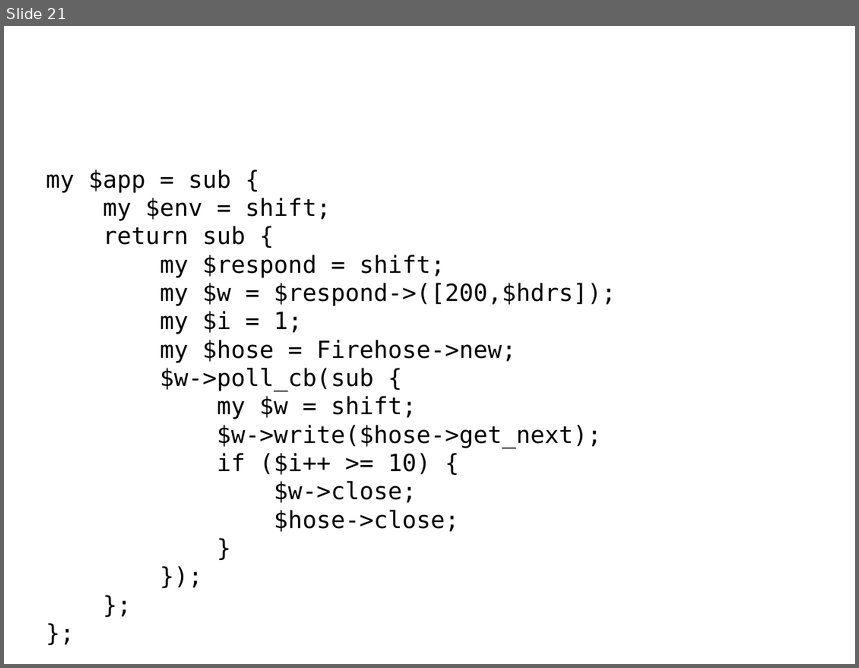
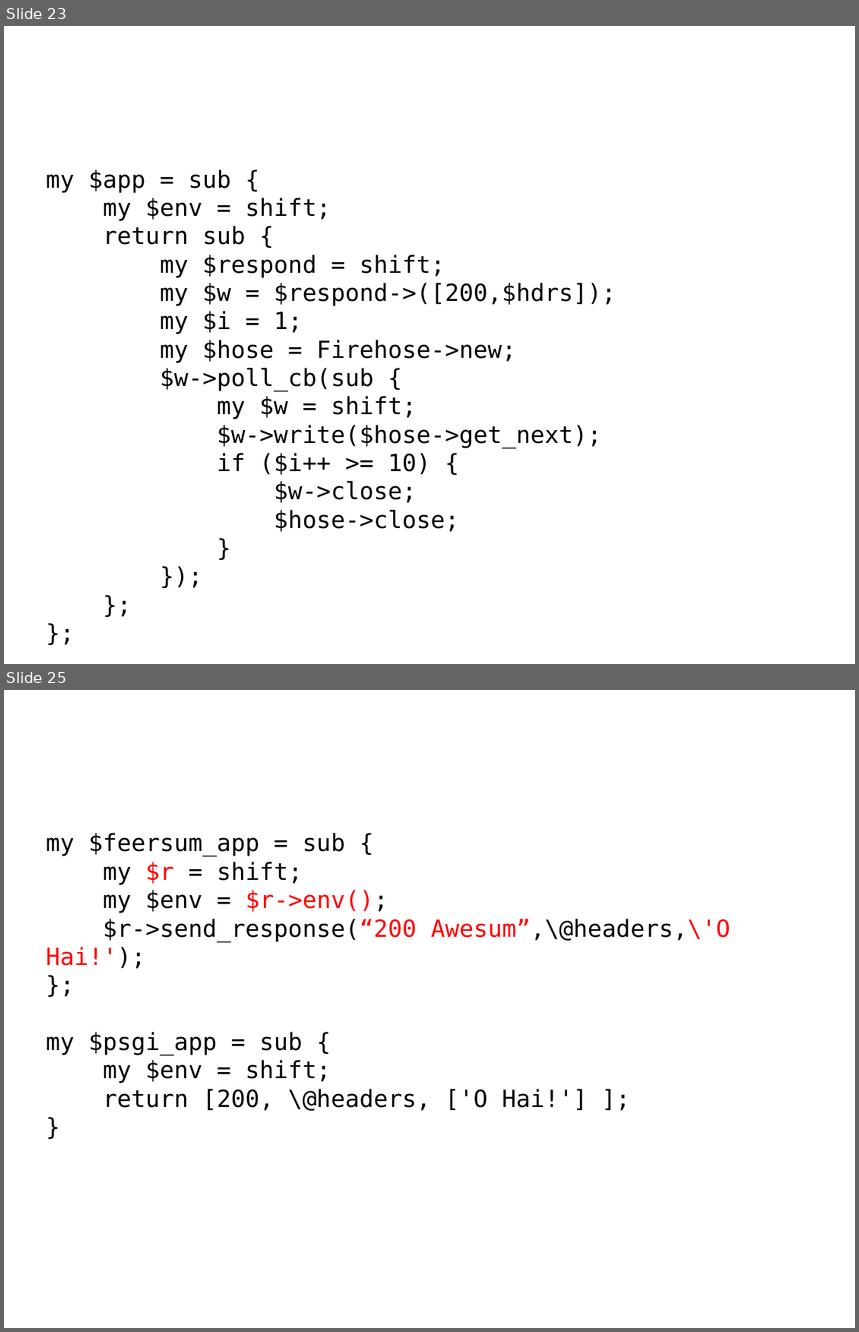
Before and after one commit to stash/vanpm-psgi, a slide deck: slides.odp. Shown one above the other, each under a label of ours: slide 21 before the commit, slides 23 and 25 after it; the slides between them are not shown. The pictures are 859x668 and 859x1332 pixels, drawn with LibreOffice and Linux fonts; fonts in the diff are those of the drawing; background and template pictures are left out. Boxes give left, top, right and bottom in pixels: in the first picture for what was removed or moved away, otherwise in the second. Text is boxed around its words. In the diff, an @@ line names an element or a change of style, - is before the commit and + after.

```diff
--- a/slides.odp
+++ b/slides.odp
@@ slide 25 added at bbox=[4, 690, 855, 1328], background picture (left out) @@
@@ title added at bbox=[11, 690, 848, 819], 44 pt, text #FFFFFF @@
+Feersum App API
@@ text added at bbox=[46, 833, 731, 1111], 20 pt, text #000000 @@
+my $feersum_app = sub {
+my $r = shift;
+my $env = $r->env();
+$r->send_response(“200 Awesum”,\@headers,\'O Hai!');
+};
+my $psgi_app = sub {
+my $env = shift;
+return [200, \@headers, ['O Hai!'] ];
+}
@@ what was slide 21 is now slide 23 @@
```
Also in this commit, not shown: 1 slide changed, 6 other slides added.
